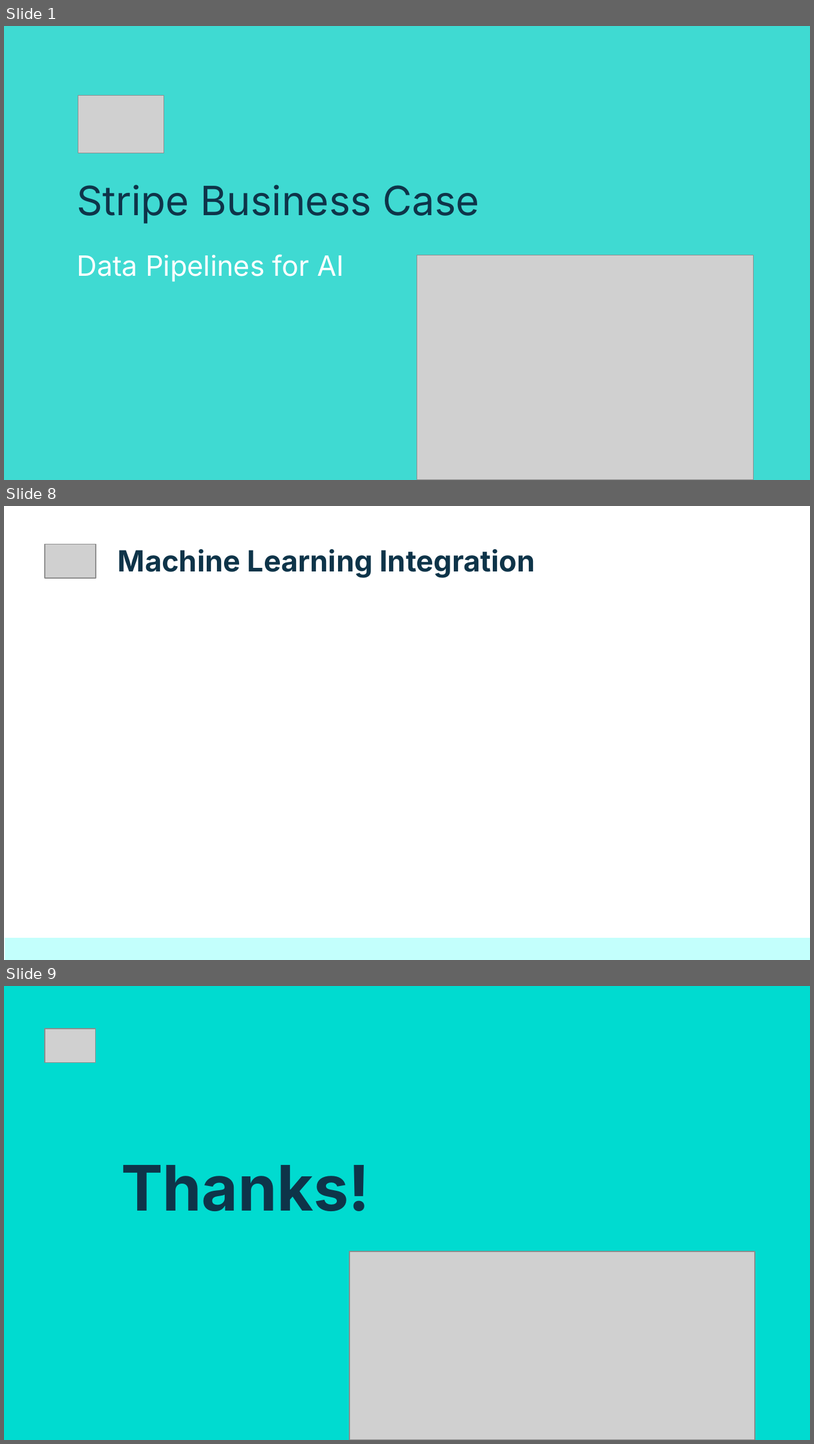
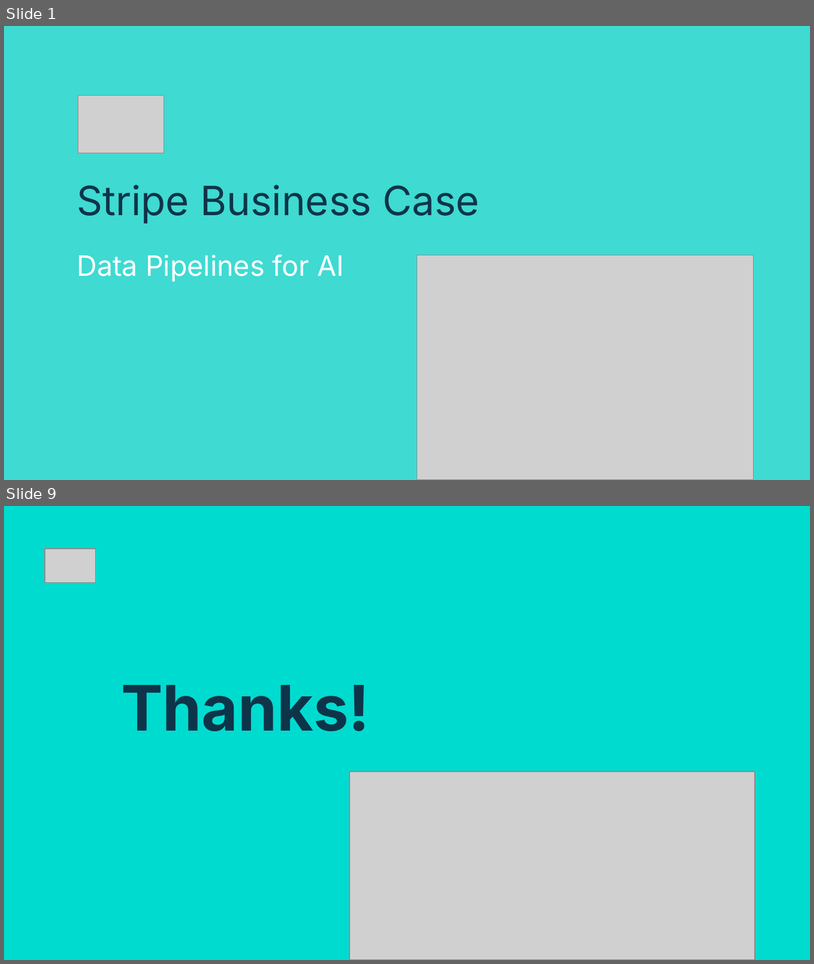
Before and after one commit to netesf13d/jedha-projects, a slide deck: 2-03-Stripe_Business_Case/presentation/Presentation - 2-03 - Stripe Business Case.odp. Shown one above the other, each under a label of ours: slides 1, 8 and 9 before the commit, slides 1 and 9 after it; the slides between them are not shown. The pictures are 814x1444 and 814x964 pixels, drawn with LibreOffice and Linux fonts; fonts in the diff are those of the drawing; grey boxes stand for pictures. Boxes give left, top, right and bottom in pixels: in the first picture for what was removed or moved away, otherwise in the second. Text is boxed around its words. In the diff, an @@ line names an element or a change of style, - is before the commit and + after.

```diff
--- a/2-03-Stripe_Business_Case/presentation/Presentation - 2-03 - Stripe Business Case.odp
+++ b/2-03-Stripe_Business_Case/presentation/Presentation - 2-03 - Stripe Business Case.odp
@@ slide 8 removed at (x1=4, y1=506, x2=810, y2=960), background #FFFFFF @@
@@ picture removed at (x1=45, y1=544, x2=96, y2=578) @@
@@ title removed at (x1=118, y1=549, x2=535, y2=578) @@
-Machine Learning Integration
@@ rectangle removed at (x1=5, y1=937, x2=810, y2=959) @@
```
Also in this commit, not shown: 3 slides changed, 4 slides added, 3 other slides removed, 4 other files.
